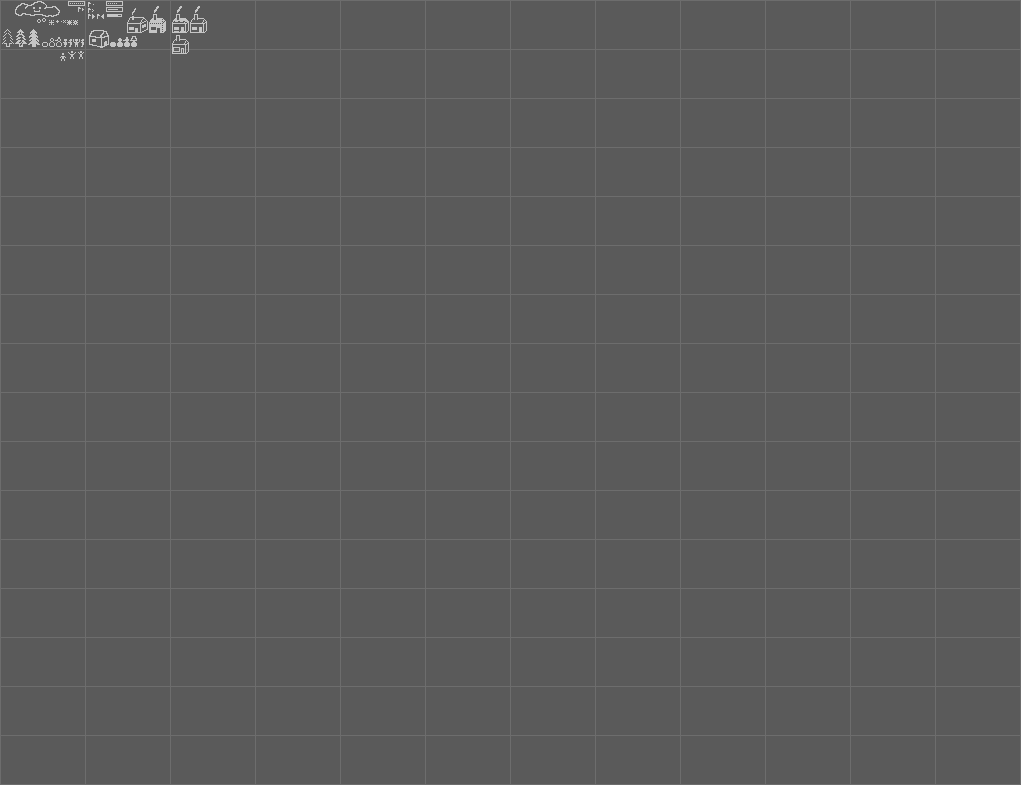
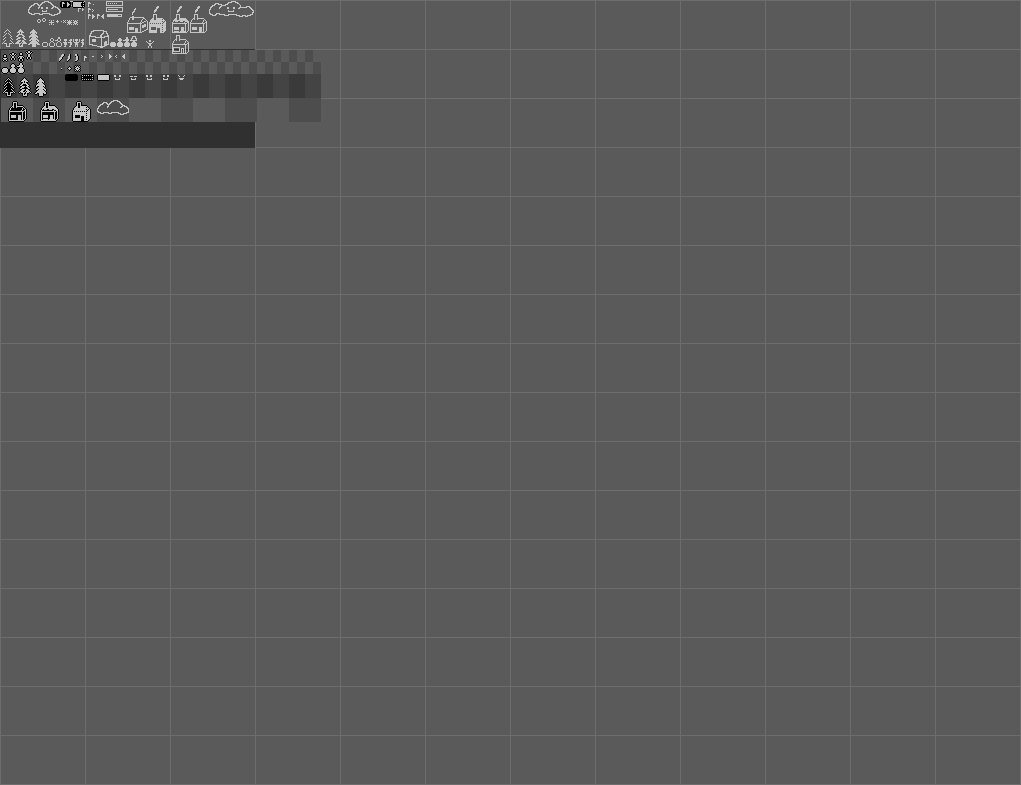
Before/after of a 1021 x 785 layered artwork. What changed in the layer stack:
added layer "Pasted Layer" above "Layer #2" over (x1=28, y1=1, x2=61, y2=16)
added layer "Layer #2" above "Layer #3" over (x1=1, y1=50, x2=110, y2=97)
added layer "Layer #3" above "Layer" over (x1=60, y1=1, x2=102, y2=78)
painted on "Layer" over (x1=2, y1=1, x2=254, y2=122)
painted on "Background" over (x1=0, y1=49, x2=321, y2=148)
